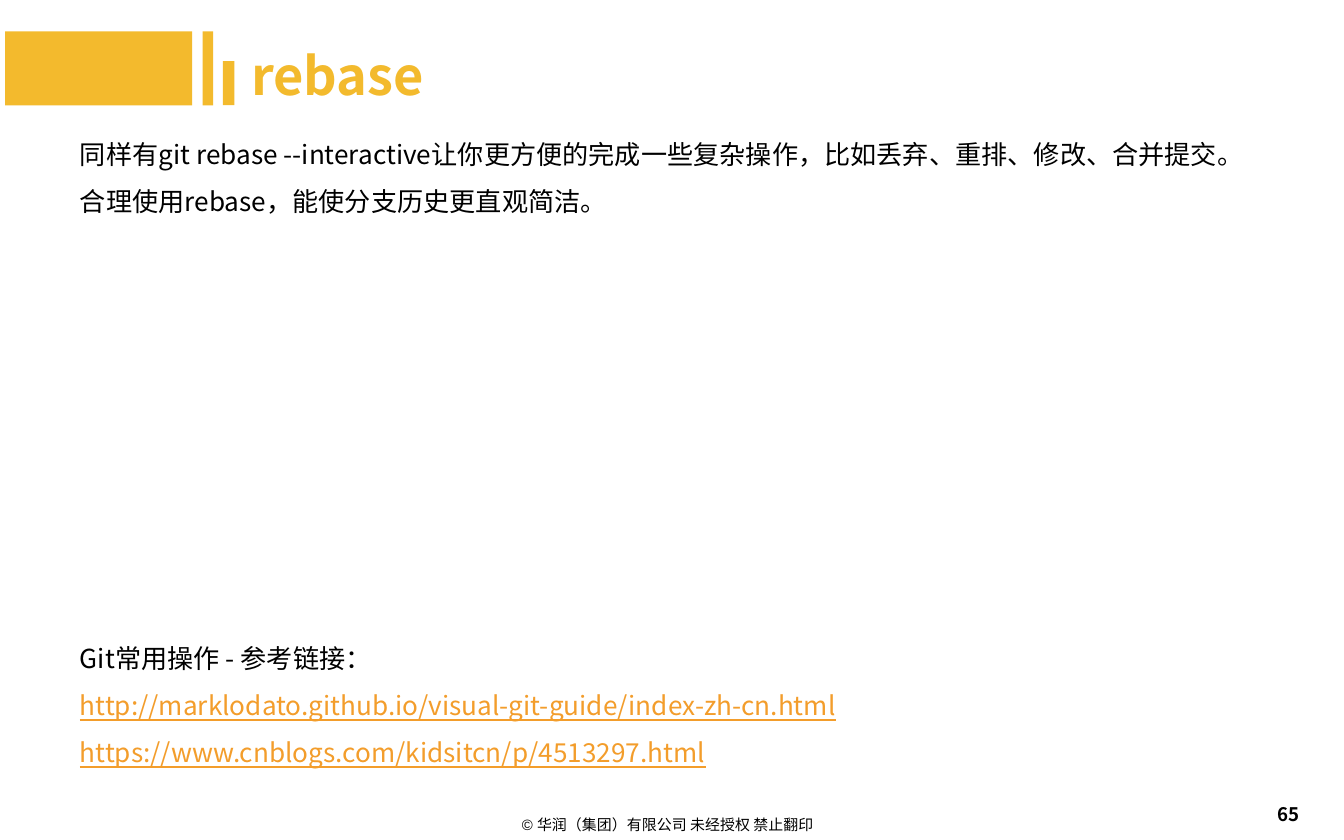
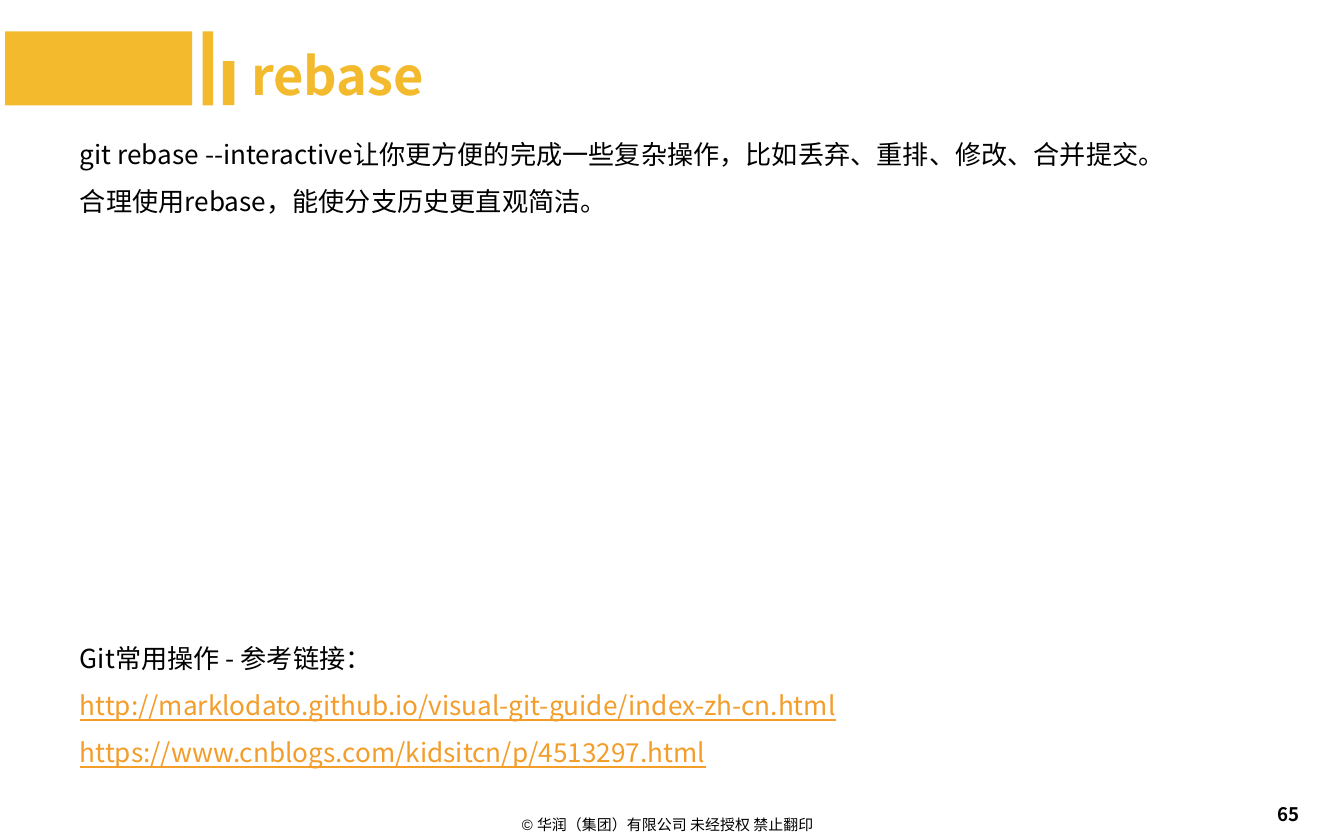
Before and after one commit to machenzhao/git-present, a slide deck: slide 65 of Git.pptx. Drawn at 1344x840 pixels with LibreOffice and Linux fonts; fonts in the diff are those of the drawing; background and template pictures are left out. Boxes give left, top, right and bottom in pixels: in the first picture for what was removed or moved away, otherwise in the second. Text is boxed around its words. In the diff, an @@ line names an element or a change of style, - is before the commit and + after.

```diff
--- a/Git.pptx
+++ b/Git.pptx
@@ text at (80,142,1165,171): text changed @@
-同样有git rebase --interactive让你更方便的完成一些复杂操作，比如丢弃、重排、修改、合并提交。
+git rebase --interactive让你更方便的完成一些复杂操作，比如丢弃、重排、修改、合并提交。
```
Also in this commit, not shown: 1 other slide changed, 1 other file.
